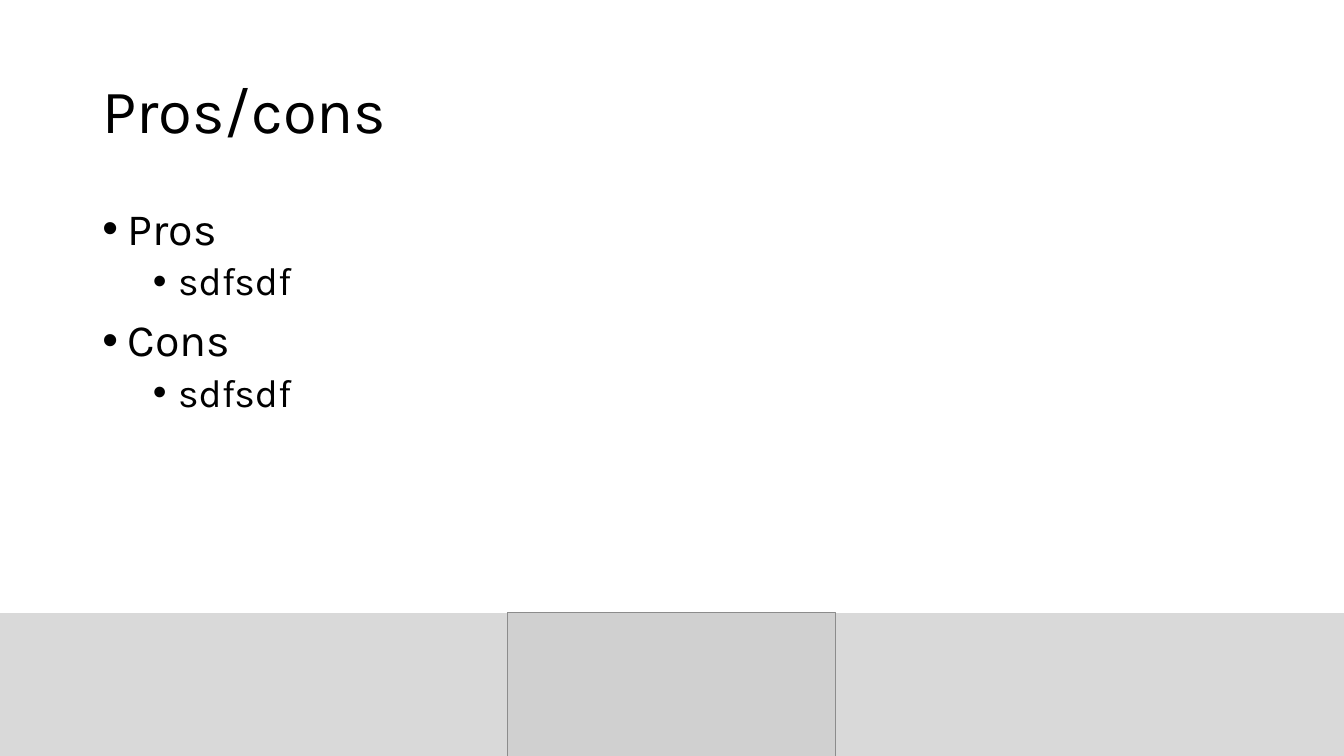
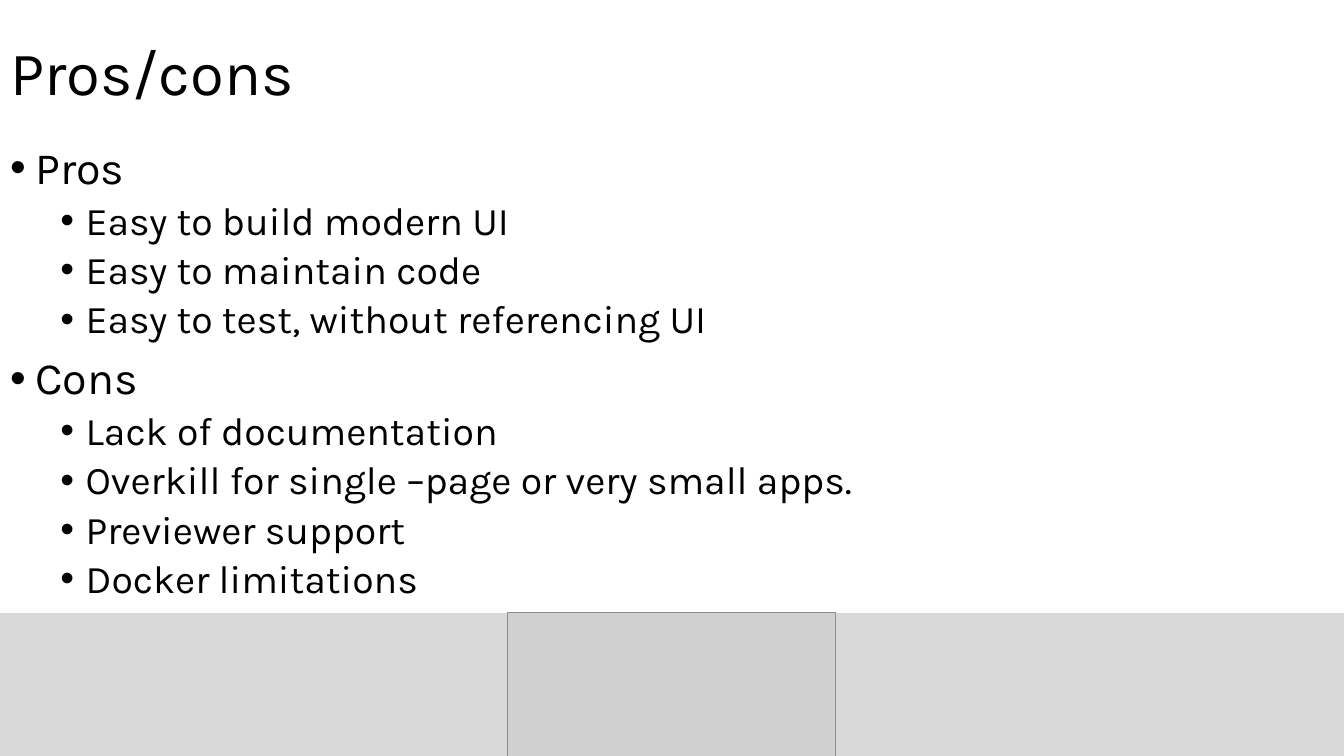
Before and after one commit to sebivenlo/esd-2024-avaloniaui, a slide deck: slide 15 of presentation/AvaloniaUI_presentation.pptx (slide 10 before the commit). Drawn at 1344x756 pixels with LibreOffice and Linux fonts; fonts in the diff are those of the drawing; grey boxes stand for pictures. Boxes give left, top, right and bottom in pixels: in the first picture for what was removed or moved away, otherwise in the second. Text is boxed around its words. In the diff, an @@ line names an element or a change of style, - is before the commit and + after.

```diff
--- a/presentation/AvaloniaUI_presentation.pptx
+++ b/presentation/AvaloniaUI_presentation.pptx
@@ title "Pros/cons": place and size @@
-title "Pros/cons" at (102,88,386,138)
+title "Pros/cons" at (10,50,294,100)
@@ text "Pros": place and size @@
-text "Pros" at (128,217,291,408)
+text "Pros" at (35,156,852,594)
@@ text at (86,208,707,343): text changed @@
-  • sdfsdf
+  • Easy to build modern UI
+  • Easy to maintain code
+  • Easy to test, without referencing UI
@@ text at (86,418,852,594): text changed @@
-  • sdfsdf
+  • Lack of documentation
+  • Overkill for single –page or very small apps.
+  • Previewer support
+  • Docker limitations
```
Also in this commit, not shown: 6 other slides changed, 7 slides added, 2 slides removed.
